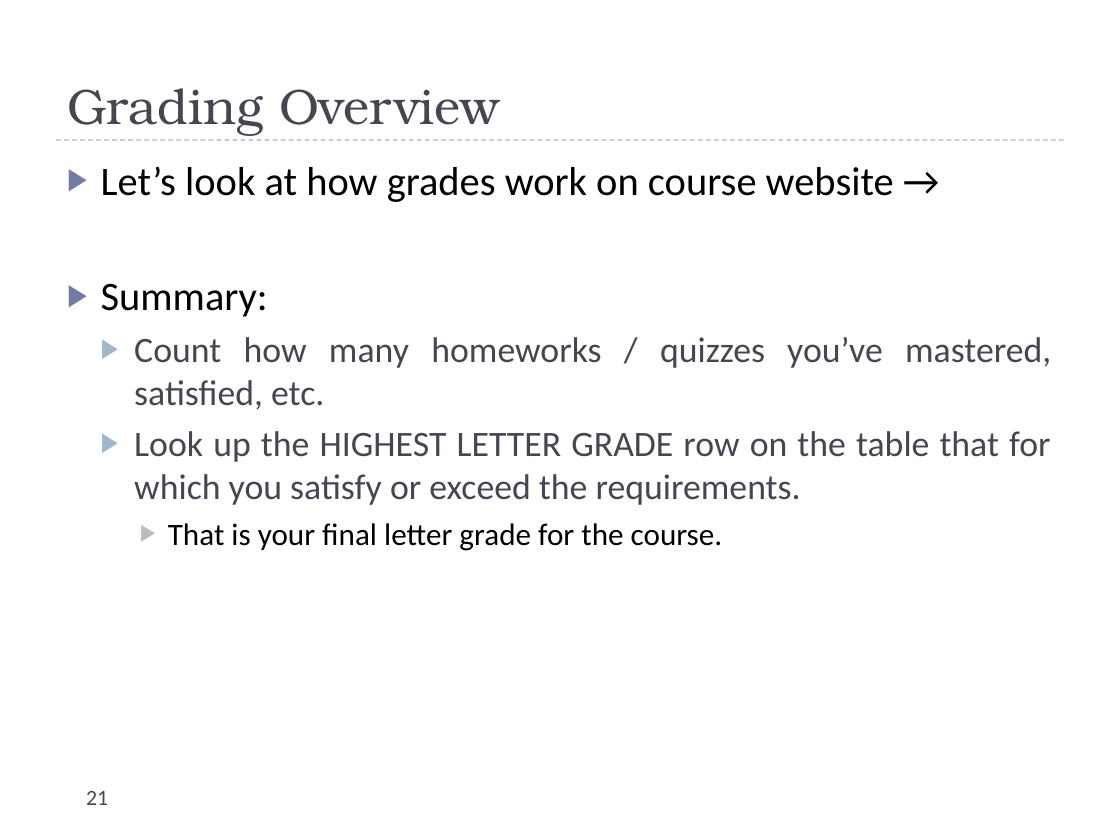
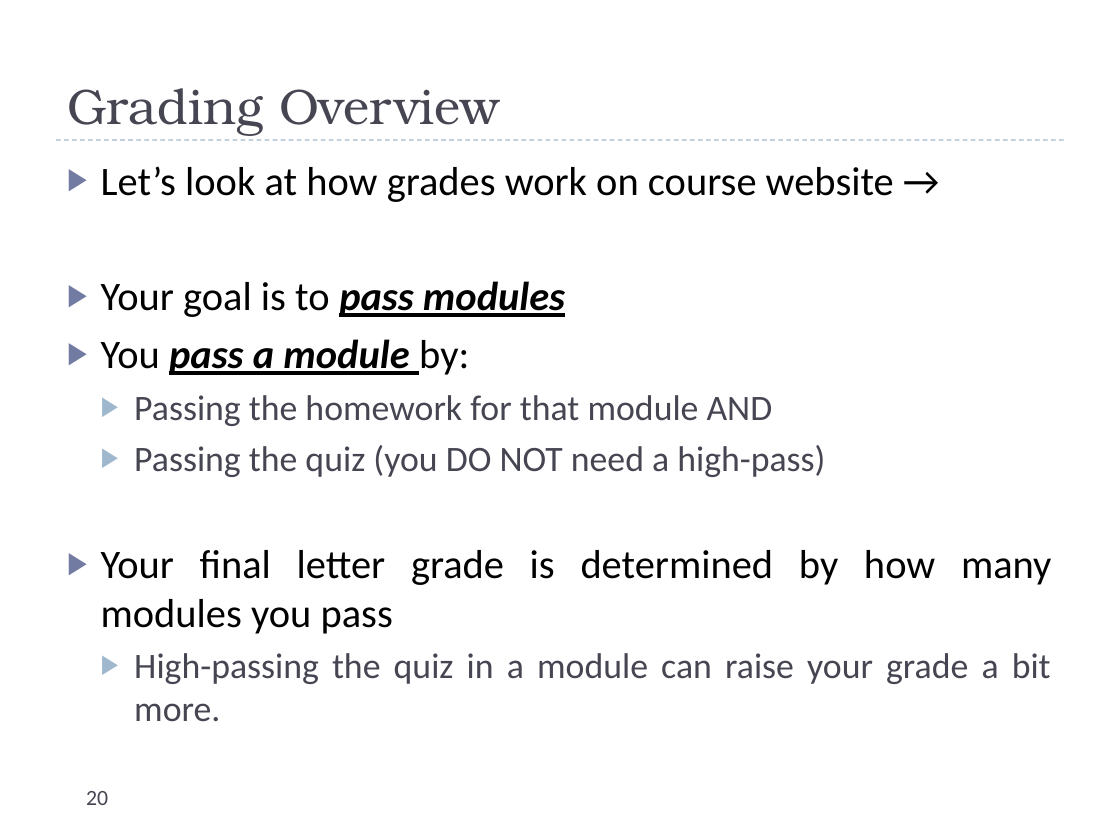
Before and after one commit to uva-cs/cs4102-f21, a slide deck: slide 20 of slides/courseintroduction.pptx (slide 21 before the commit). Drawn at 1120x840 pixels with LibreOffice and Linux fonts; fonts in the diff are those of the drawing. Boxes give left, top, right and bottom in pixels: in the first picture for what was removed or moved away, otherwise in the second. Text is boxed around its words. In the diff, an @@ line names an element or a change of style, - is before the commit and + after.

Commit message:
course intro slides update (first draft)

```diff
--- a/slides/courseintroduction.pptx
+++ b/slides/courseintroduction.pptx
@@ text at <box>101,281,1051,722</box>: text changed @@
-▶ Summary:
-  ▶ Count how many homeworks / quizzes you’ve mastered, satisfied, etc.
-  ▶ Look up the HIGHEST LETTER GRADE row on the table that for which you satisfy or exceed the requirements.
-    ▶ That is your final letter grade for the course.
+▶ Your goal is to pass modules
+▶ You pass a module by:
+  ▶ Passing the homework for that module AND
+  ▶ Passing the quiz (you DO NOT need a high-pass)
+▶ Your final letter grade is determined by how many modules you pass
+  ▶ High-passing the quiz in a module can raise your grade a bit more.
@@ page number at <box>86,791,108,805</box>: text changed @@
-21
+20
```
Also in this commit, not shown: 10 other slides changed, 7 slides added, 2 slides removed.
